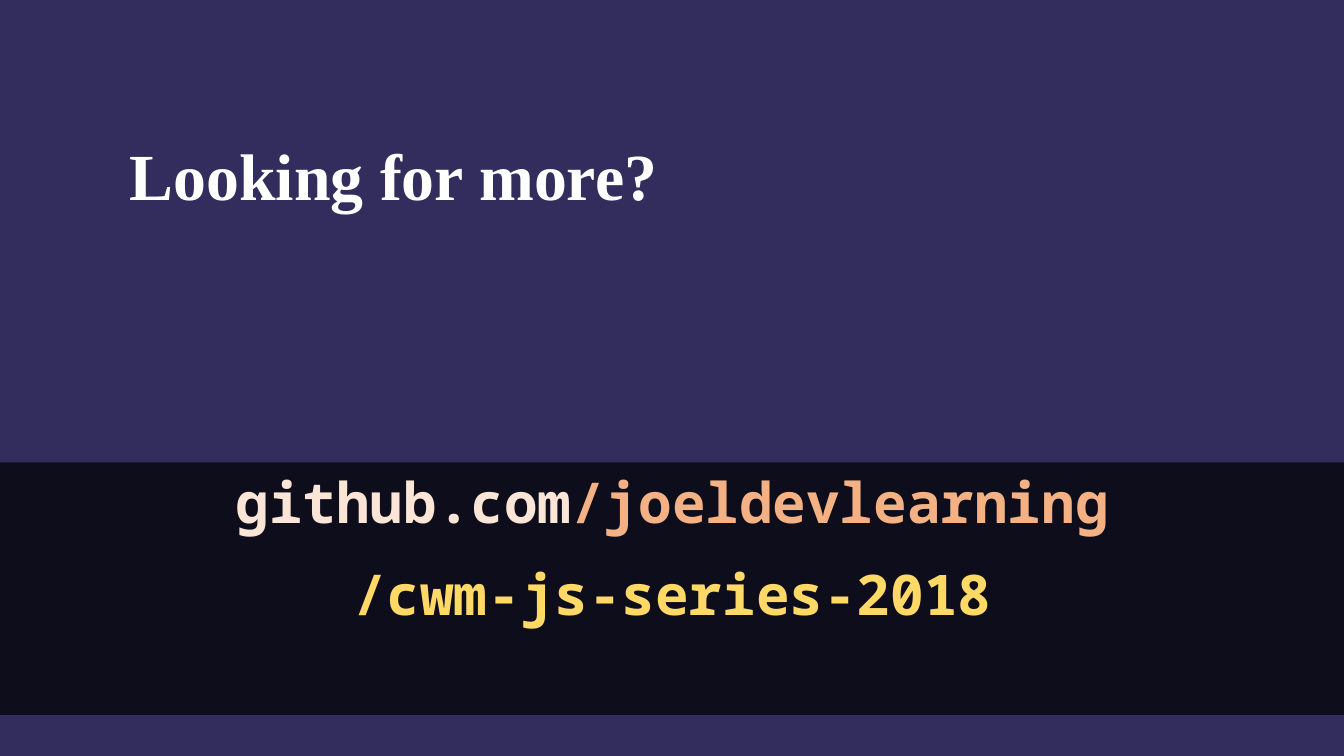
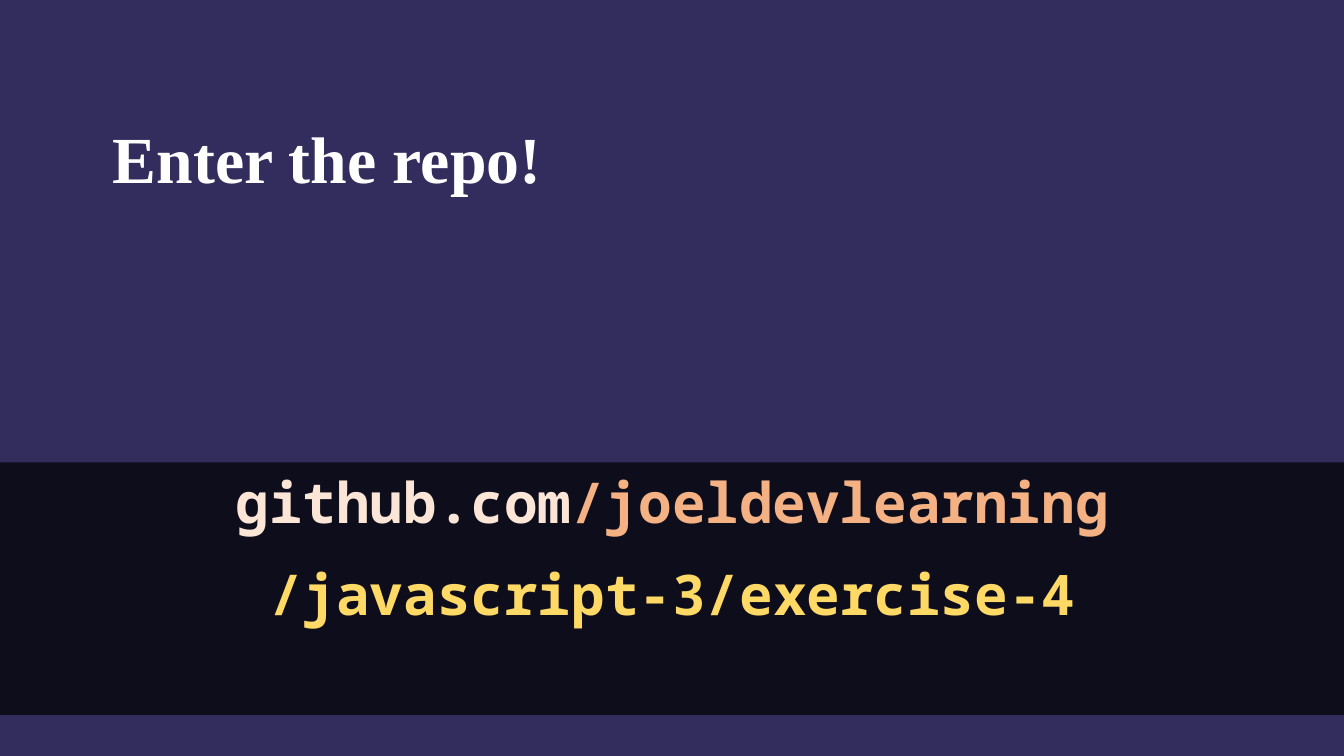
Before and after one commit to joeldevlearning/javascript-3, a slide deck: slide 14 of presentation-night-3.pptx. Drawn at 1344x756 pixels with LibreOffice and Linux fonts; fonts in the diff are those of the drawing; background and template pictures are left out; a plain dark background stands for a picture behind light text. Boxes give left, top, right and bottom in pixels: in the first picture for what was removed or moved away, otherwise in the second. Text is boxed around its words. In the diff, an @@ line names an element or a change of style, - is before the commit and + after.

```diff
--- a/presentation-night-3.pptx
+++ b/presentation-night-3.pptx
@@ text added at (113, 137, 542, 196), 47 pt, text #FFFFFF, bold @@
+Enter the repo!
@@ text removed at (130, 153, 657, 213) @@
-Looking for more?
@@ text in rectangle at (269, 571, 1075, 629): text changed @@
-/cwm-js-series-2018
+/javascript-3/exercise-4
```
Also in this commit, not shown: 2 other slides changed, 1 slide added, 1 other file.
